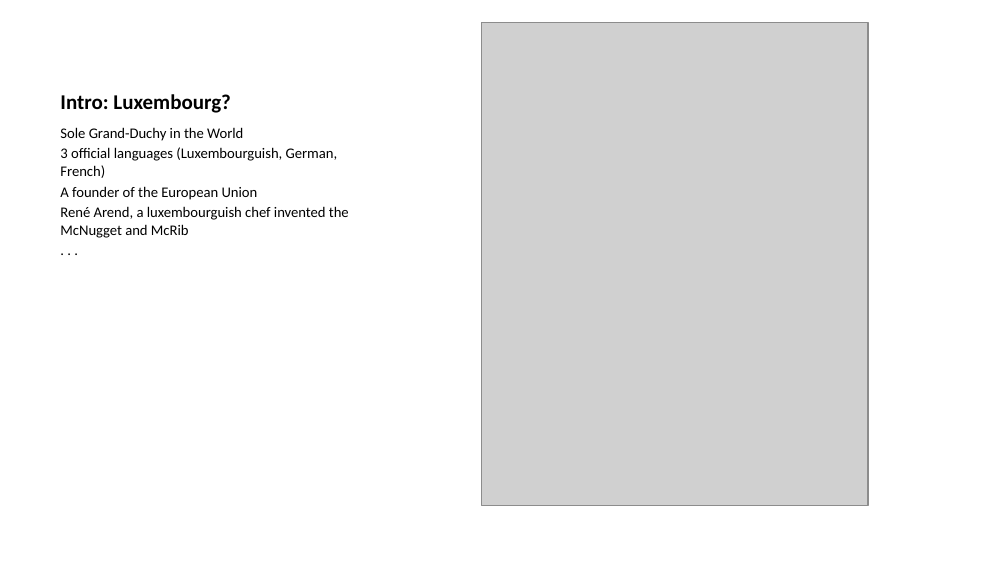
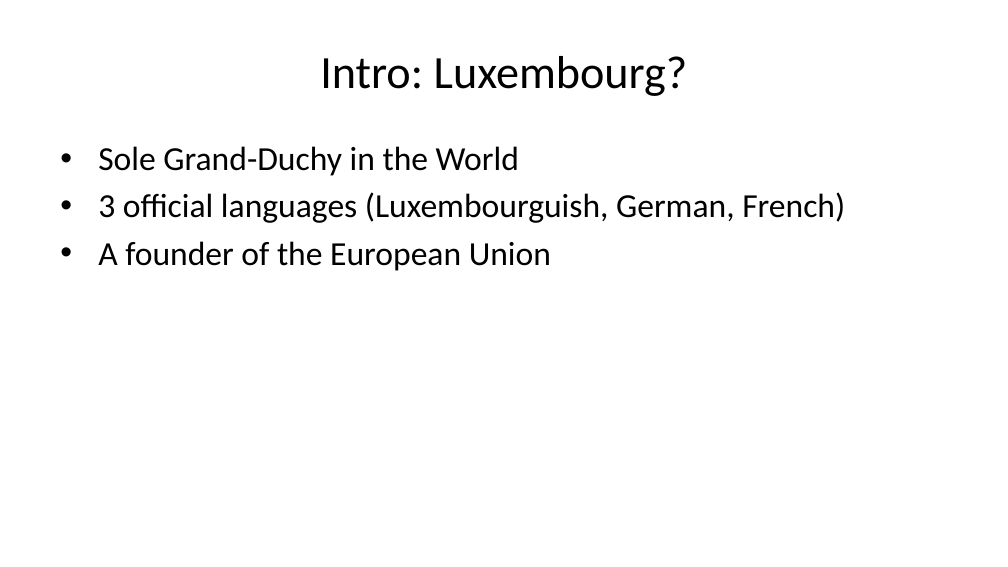
Before and after one commit to b-rodrigues/repro_r_pharma, a slide deck: slide 5 of docs/index.pptx. Drawn at 1008x567 pixels with LibreOffice and Linux fonts; fonts in the diff are those of the drawing; grey boxes stand for pictures. Boxes give left, top, right and bottom in pixels: in the first picture for what was removed or moved away, otherwise in the second. Text is boxed around its words. In the diff, an @@ line names an element or a change of style, - is before the commit and + after.

```diff
--- a/docs/index.pptx
+++ b/docs/index.pptx
@@ title "Intro: Luxembourg?" at box(320, 56, 688, 96): size 15 to 33 pt, bold off; alignment left to centre; vertical alignment bottom to middle @@
@@ picture removed at box(482, 22, 868, 505) @@
@@ text "Sole Grand-Duchy in the World": place and size @@
-text "Sole Grand-Duchy in the World" at box(60, 127, 349, 238)
+text "Sole Grand-Duchy in the World" at box(98, 146, 845, 271)
@@ text "Sole Grand-Duchy in the World" at box(98, 146, 845, 271): size 10.5 to 24 pt; bullet none to •; more space between paragraphs @@
@@ text at box(60, 206, 349, 238): paragraphs removed @@
-René Arend, a luxembourguish chef invented the McNugget and McRib
-. . .
```
Also in this commit, not shown: 2 slides added, 14 other files.
